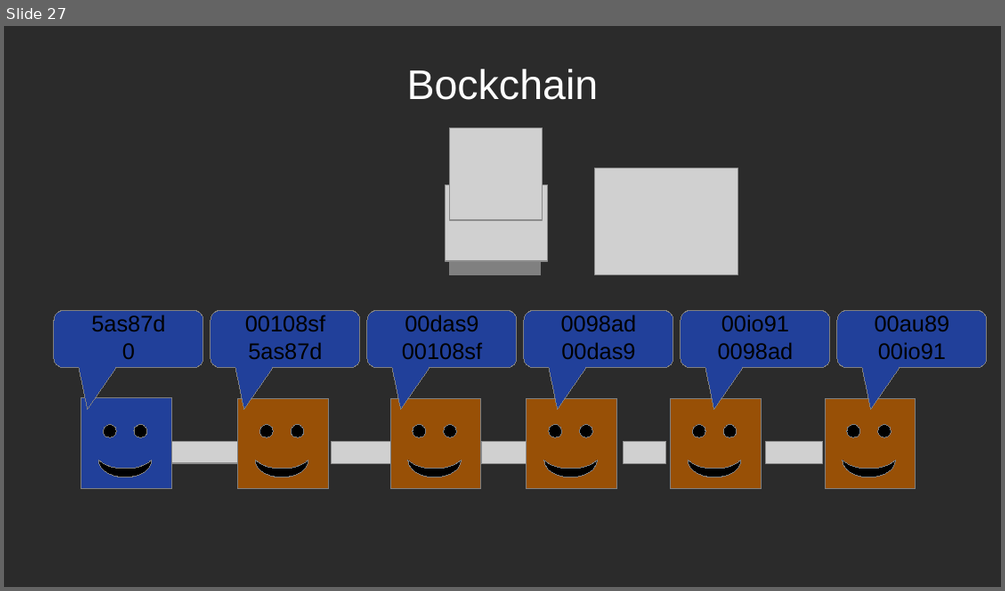
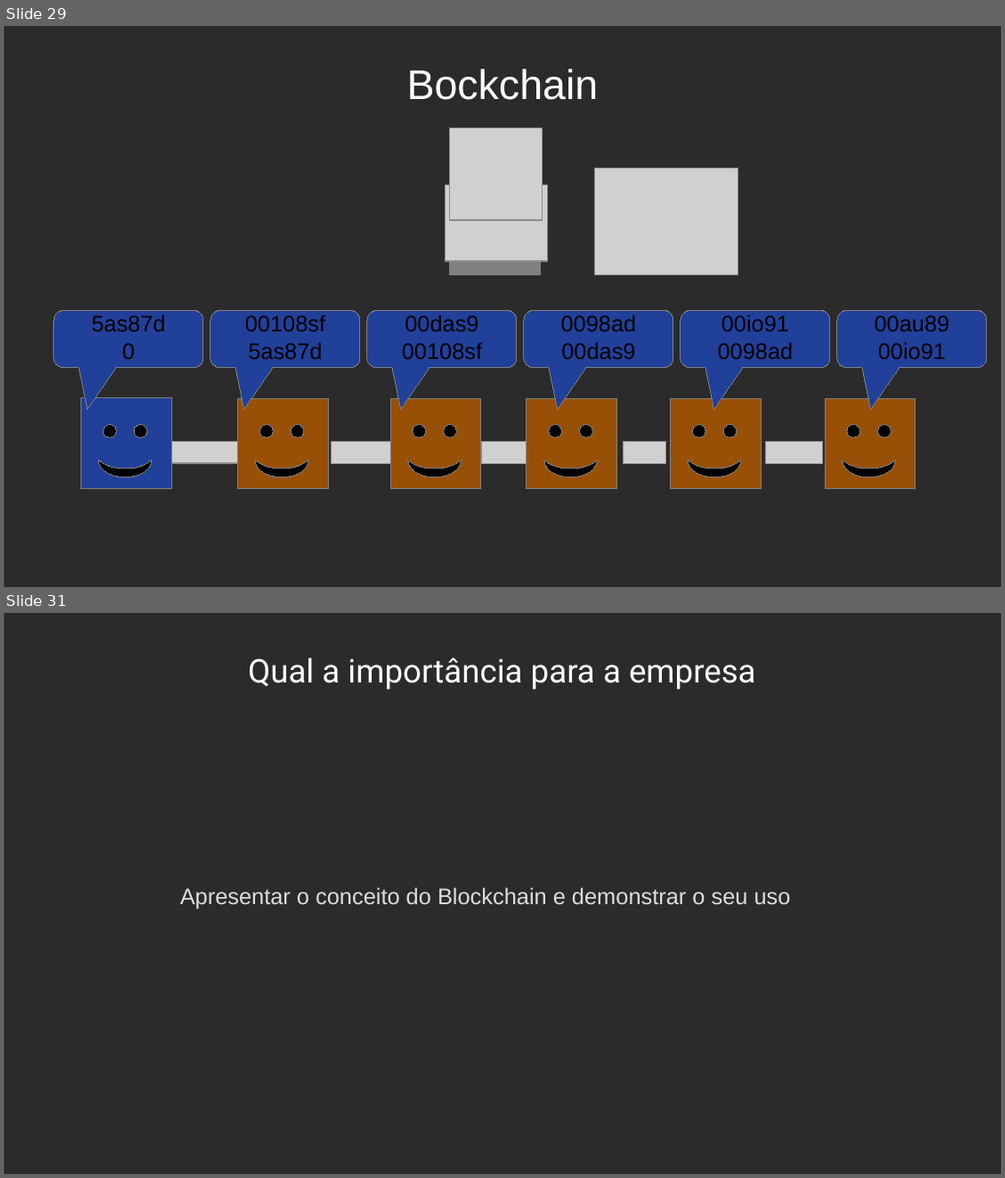
Before and after one commit to Darckfast/blockchain, a slide deck: blockchains/ap.odp. Shown one above the other, each under a label of ours: slide 27 before the commit, slides 29 and 31 after it; the slides between them are not shown. The pictures are 1005x591 and 1005x1178 pixels, drawn with LibreOffice and Linux fonts; fonts in the diff are those of the drawing; grey boxes stand for pictures; background and template pictures are left out; a plain dark background stands for a picture behind light text. Boxes give left, top, right and bottom in pixels: in the first picture for what was removed or moved away, otherwise in the second. Text is boxed around its words. In the diff, an @@ line names an element or a change of style, - is before the commit and + after.

```diff
--- a/blockchains/ap.odp
+++ b/blockchains/ap.odp
@@ slide 31 added at [4, 613, 1001, 1174], background picture (left out) @@
@@ title added at [248, 657, 756, 690], 26 pt, text #FFFFFF @@
+Qual a importância para a empresa
@@ text added at [180, 887, 791, 908], 18 pt, text #DDDDDD @@
+Apresentar o conceito do Blockchain e demonstrar o seu uso
@@ what was slide 27 is now slide 29 @@
```
Also in this commit, not shown: 9 slides changed, 5 other slides added, 1 slide removed, 1 other file.
